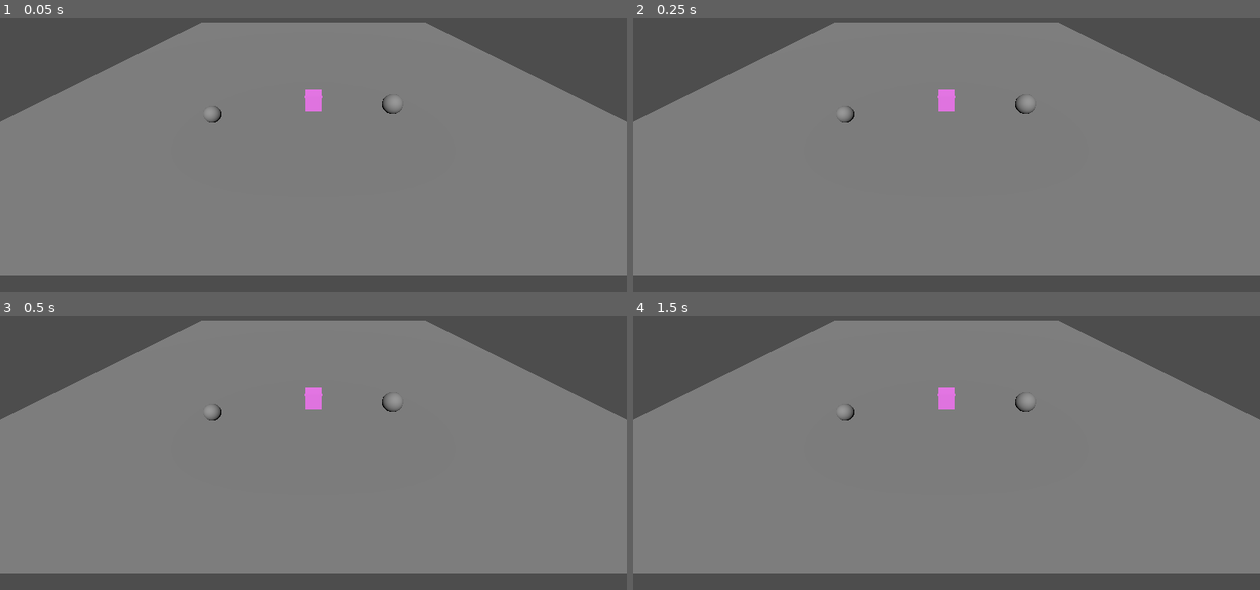
Above: before the commit, frames 1-4 (two rows, left to right).
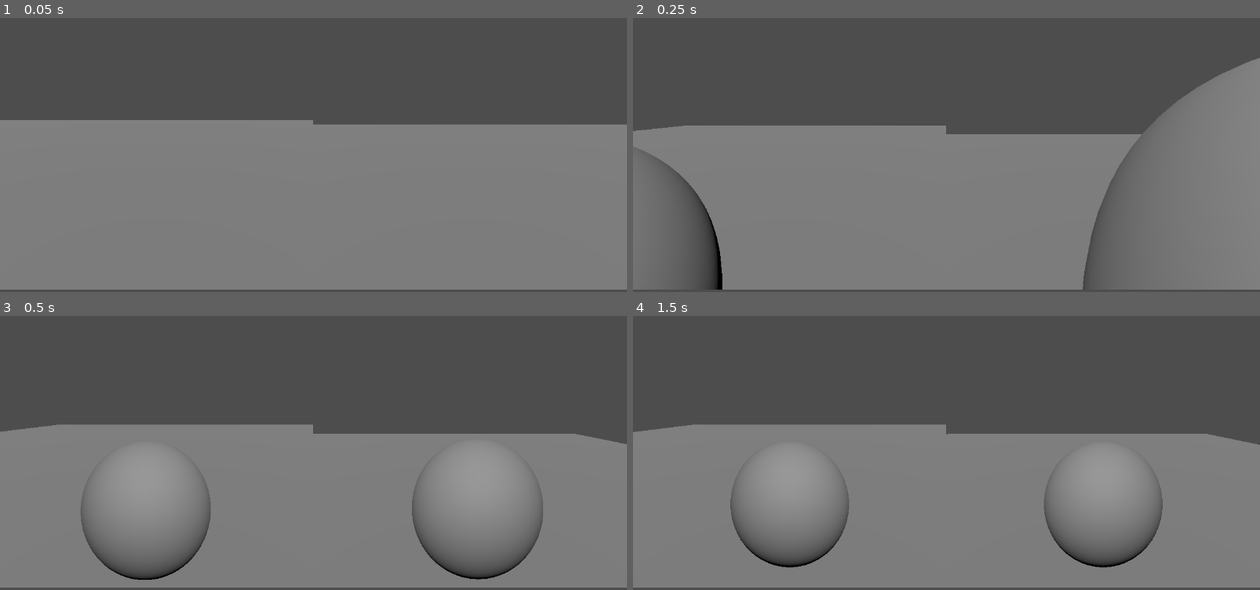
Above: after the commit, the same moments.

Repository: Tutita-Dev/fragmented-soul
Game: Godot game, scene res://scenes/levels/TestLevel.tscn
Same seed, same stepped clock (60 frames per second), same inputs: the game is played once before the commit and once after it. The project has no main scene, so this scene is started directly.
Inputs:
- Up to frame 1 (0.05 s): no input
- Up to frame 2 (0.25 s): no input
- Up to frame 3 (0.5 s): no input
- Up to frame 4 (1.5 s): no input

The runs differ from the first frame. In frame 1, 30% of the frame differs, in the area x 0-100%, y 1-100%; in frame 2, 35%; in frame 3, 37%; in frame 4, 37%.

Commit message:
Tarea A6 - Movimiento de la Camara

Diff:
--- a/scenes/levels/TestLevel.tscn
+++ b/scenes/levels/TestLevel.tscn
@@ -1,5 +1,6 @@
 [gd_scene format=3 uid="uid://ck14nyfg6wijg"]
 
+[ext_resource type="PackedScene" uid="uid://dw5s48w6se2m5" path="res://scenes/player/camera_ring.tscn" id="1_3wv3p"]
 [ext_resource type="PackedScene" uid="uid://kfxiyyxr357b" path="res://scenes/player/Player.tscn" id="1_w20ko"]
 [ext_resource type="PackedScene" uid="uid://jj025m0hty0d" path="res://scenes/fragments/FragmentPlaceHolder.tscn" id="2_3wv3p"]
 
@@ -26,6 +27,10 @@
 [node name="Camera3D" type="Camera3D" parent="." unique_id=954987854]
 transform = Transform3D(1, 0, 0, 0, 0.840784, 0.5413708, 0, -0.5413708, 0.840784, 0, 16.497387, 46.821404)
 
+[node name="CameraRing" parent="." unique_id=171515326 node_paths=PackedStringArray("player1", "player2") instance=ExtResource("1_3wv3p")]
+player1 = NodePath("../Player")
+player2 = NodePath("../Player2")
+
 [node name="Player" parent="." unique_id=1552124901 instance=ExtResource("1_w20ko")]
 transform = Transform3D(2, 0, 0, 0, 2, 0, 0, 0, 2, -11.932255, 1.0568905, 23.944695)
 
--- /dev/null
+++ b/scenes/player/camera_follow.gd
@@ -0,0 +1,23 @@
+extends SpringArm3D
+
+@export var target: Node3D
+@export var player: Player
+@export var height_offset: float = 1.5
+@export var follow_speed: float = 8.0
+@export var rotation_speed: float = 6.0
+
+func _ready() -> void:
+	spring_length = 4.0
+
+func _process(delta: float) -> void:
+	if not target or not player:
+		return
+
+	var desired_pos := target.global_position + Vector3(0, height_offset, 0)
+	global_position = global_position.lerp(desired_pos, follow_speed * delta)
+	rotation.y = lerp_angle(rotation.y, player.rotation.y, rotation_speed * delta)
+
+func set_target(new_target: Node3D) -> void:
+	target = new_target
+	if new_target is CharacterBody3D:
+		add_excluded_object(new_target.get_rid())
--- /dev/null
+++ b/scenes/player/camera_ring.gd
@@ -0,0 +1,23 @@
+# scripts/player/camera_rig.gd
+extends Node
+
+@export var player1: Player
+@export var player2: Player
+
+@onready var spring_arm_p1: SpringArm3D = $HBoxContainer/SubViewportContainerP1/SubViewport/SpringArm3D
+@onready var spring_arm_p2: SpringArm3D = $HBoxContainer/SubViewportContainerP2/SubViewport/SpringArm3D
+
+func _ready() -> void:
+	PossessionManager.fragment_possessed.connect(_on_possession_changed)
+	PossessionManager.fragment_released.connect(_on_possession_changed)
+
+	spring_arm_p1.player = player1
+	spring_arm_p2.player = player2
+	_refresh_targets()
+
+func _on_possession_changed(_a = null, _b = null) -> void:
+	_refresh_targets()
+
+func _refresh_targets() -> void:
+	spring_arm_p1.set_target(player1.get_camera_target())
+	spring_arm_p2.set_target(player2.get_camera_target())
--- /dev/null
+++ b/scenes/player/camera_ring.tscn
@@ -0,0 +1,50 @@
+[gd_scene format=3 uid="uid://dw5s48w6se2m5"]
+
+[ext_resource type="Script" uid="uid://k2sg7uinh4hb" path="res://scenes/player/camera_follow.gd" id="1_iurfe"]
+[ext_resource type="Script" uid="uid://cp581yb1ymw1y" path="res://scenes/player/camera_ring.gd" id="1_ndgra"]
+
+[node name="CameraRing" type="Node" unique_id=171515326]
+script = ExtResource("1_ndgra")
+
+[node name="HBoxContainer" type="HBoxContainer" parent="." unique_id=1391508480]
+anchors_preset = 15
+anchor_right = 1.0
+anchor_bottom = 1.0
+grow_horizontal = 2
+grow_vertical = 2
+scale = Vector2(1, 0.9943297)
+theme_override_constants/separation = 0
+
+[node name="SubViewportContainerP1" type="SubViewportContainer" parent="HBoxContainer" unique_id=450359268]
+layout_mode = 2
+size_flags_horizontal = 3
+stretch = true
+
+[node name="SubViewport" type="SubViewport" parent="HBoxContainer/SubViewportContainerP1" unique_id=37471881]
+handle_input_locally = false
+size = Vector2i(576, 648)
+render_target_update_mode = 4
+
+[node name="SpringArm3D" type="SpringArm3D" parent="HBoxContainer/SubViewportContainerP1/SubViewport" unique_id=120088350]
+spring_length = 4.0
+script = ExtResource("1_iurfe")
+
+[node name="Camera3D" type="Camera3D" parent="HBoxContainer/SubViewportContainerP1/SubViewport/SpringArm3D" unique_id=1587257724]
+current = true
+
+[node name="SubViewportContainerP2" type="SubViewportContainer" parent="HBoxContainer" unique_id=596105307]
+layout_mode = 2
+size_flags_horizontal = 3
+stretch = true
+
+[node name="SubViewport" type="SubViewport" parent="HBoxContainer/SubViewportContainerP2" unique_id=1602169457]
+handle_input_locally = false
+size = Vector2i(576, 648)
+render_target_update_mode = 4
+
+[node name="SpringArm3D" type="SpringArm3D" parent="HBoxContainer/SubViewportContainerP2/SubViewport" unique_id=2086343932]
+spring_length = 4.0
+script = ExtResource("1_iurfe")
+
+[node name="Camera3D" type="Camera3D" parent="HBoxContainer/SubViewportContainerP2/SubViewport/SpringArm3D" unique_id=623934246]
+current = true
--- a/scripts/player/input_provider.gd
+++ b/scripts/player/input_provider.gd
@@ -29,3 +29,11 @@
 		return Input.get_action_strength(prefix + "right") - Input.get_action_strength(prefix + "left")
 	else:
 		return Input.get_action_strength(prefix + "forward") - Input.get_action_strength(prefix + "back")
+
+func get_forward_input() -> float:
+	var prefix := "p%d_" % player_id
+	return Input.get_action_strength(prefix + "forward") - Input.get_action_strength(prefix + "back")
+
+func get_vertical_input() -> float:
+	var prefix := "p%d_" % player_id
+	return Input.get_action_strength(prefix + "up") - Input.get_action_strength(prefix + "down")
--- a/scripts/player/player.gd
+++ b/scripts/player/player.gd
@@ -5,6 +5,8 @@
 enum State { FREE_FLY, POSSESSING }
 
 @export var player_id: int = 1
+@export var turn_speed: float = 2.5  # rad/s
+
 @export var fly_speed: float = 6.0
 @export var rotate_speed: float = 2.0
 @export var translate_speed: float = 3.0
@@ -27,8 +29,18 @@
 			_process_possessing(delta)
 
 func _process_free_fly() -> void:
-	velocity = input_provider.get_move_vector() * fly_speed
+	var turn_input := input_provider.get_axis_input()
+	rotate_y(-turn_input * turn_speed * get_physics_process_delta_time())
+
+	var forward_input := input_provider.get_forward_input()
+	var vertical_input := input_provider.get_vertical_input()
+
+	var move_dir := -global_transform.basis.z * forward_input
+	move_dir.y = vertical_input
+
+	velocity = move_dir * fly_speed
 	move_and_slide()
+
 	if input_provider.is_possess_just_pressed() and nearby_fragment:
 		_try_possess(nearby_fragment)
 
@@ -50,19 +62,23 @@
 
 func _try_possess(fragment: Node3D) -> void:
 	var fragment_id := str(fragment.get_path())
+	possessed_fragment = fragment
+	state = State.POSSESSING
 	if PossessionManager.try_possess(fragment_id, player_id):
-		possessed_fragment = fragment
-		state = State.POSSESSING
 		visible = false
+	else:
+		possessed_fragment = null
+		state = State.FREE_FLY
 
 func _release_possession() -> void:
 	if possessed_fragment == null:
 		return
-	PossessionManager.release(str(possessed_fragment.get_path()))
+	var fragment_id := str(possessed_fragment.get_path())
 	global_position = possessed_fragment.global_position
 	possessed_fragment = null
 	state = State.FREE_FLY
 	visible = true
+	PossessionManager.release(fragment_id)
 
 func _on_possession_area_area_entered(area: Area3D) -> void:
 	if area.is_in_group("possessable"):
@@ -71,3 +87,8 @@
 func _on_possession_area_area_exited(area: Area3D) -> void:
 	if area.is_in_group("possessable") and area.get_parent() == nearby_fragment:
 		nearby_fragment = null
+
+func get_camera_target() -> Node3D:
+	if state == State.POSSESSING and possessed_fragment:
+		return possessed_fragment
+	return self
Not shown, added: scenes/player/camera_follow.gd.uid
Not shown, added: scenes/player/camera_ring.gd.uid
